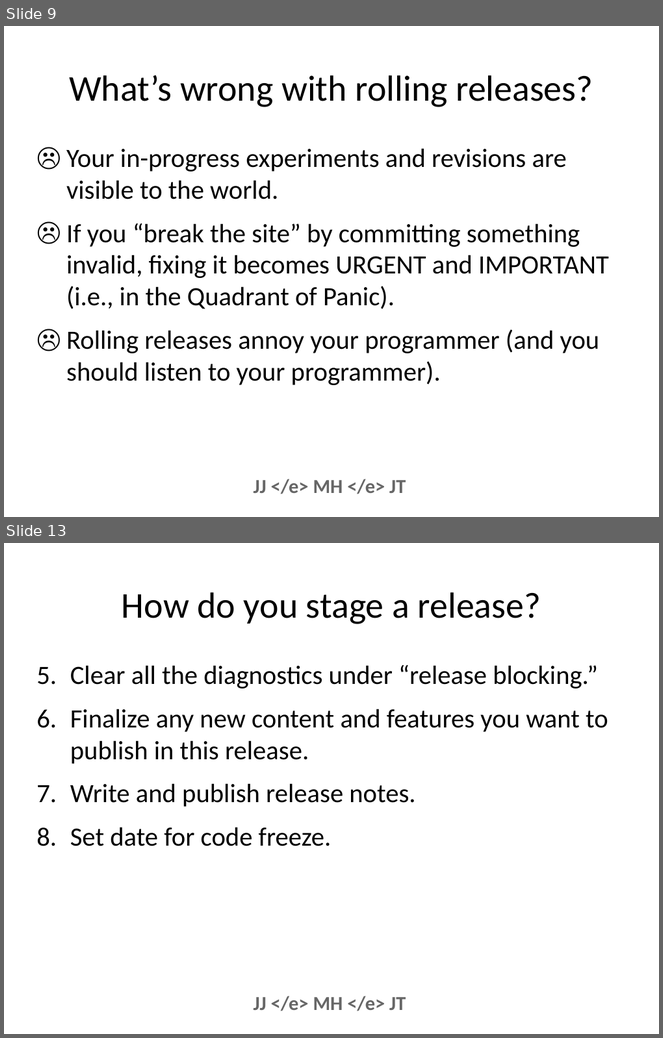
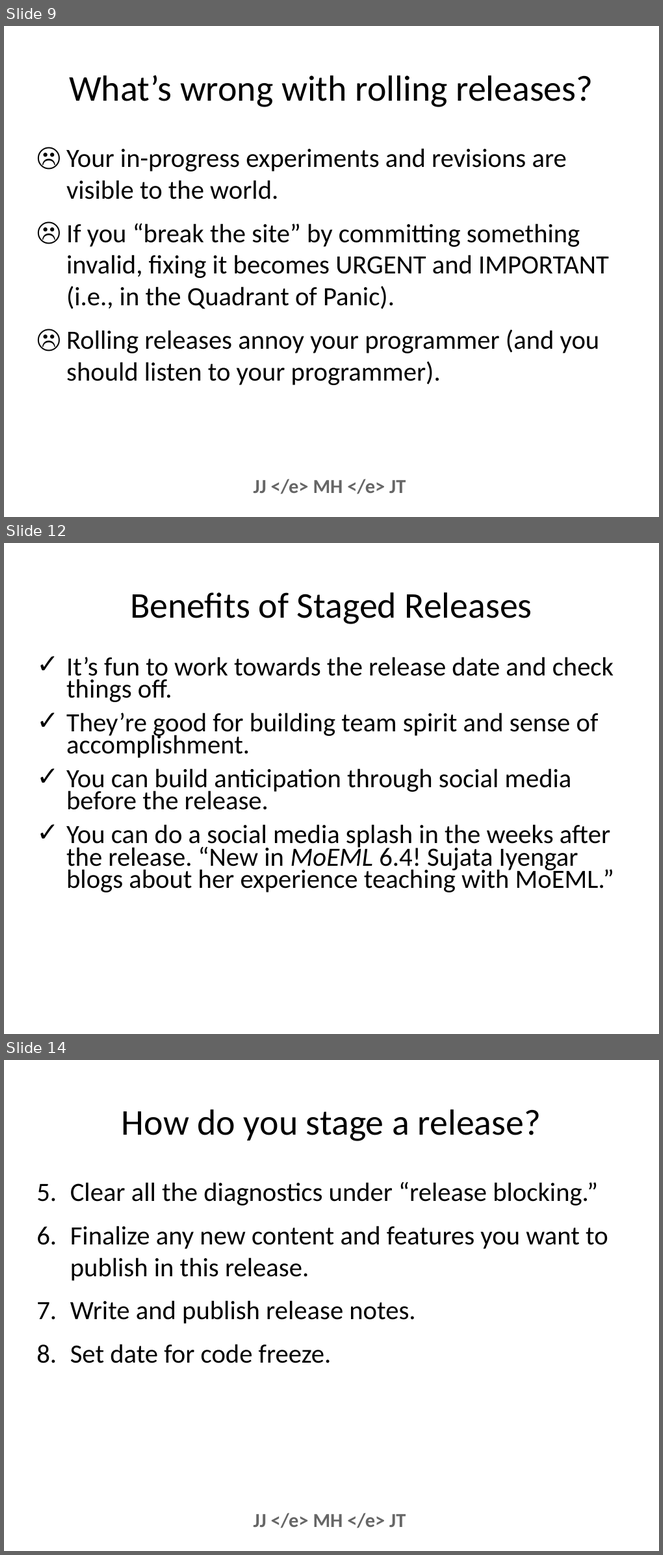
Before and after one commit to projectEndings/Endings, a slide deck: presentations/dhsi2019/what_is_a_release.odp. Shown one above the other, each under a label of ours: slides 9 and 13 before the commit, slides 9, 12 and 14 after it; the slides between them are not shown. The pictures are 663x1038 and 663x1555 pixels, drawn with LibreOffice and Linux fonts; fonts in the diff are those of the drawing; background and template pictures are left out. Boxes give left, top, right and bottom in pixels: in the first picture for what was removed or moved away, otherwise in the second. Text is boxed around its words. In the diff, an @@ line names an element or a change of style, - is before the commit and + after.

Commit message:
Made final changes to presentations on releases

```diff
--- a/presentations/dhsi2019/what_is_a_release.odp
+++ b/presentations/dhsi2019/what_is_a_release.odp
@@ slide 12 added at (4, 543, 659, 1034), background #FFFFFF @@
@@ title added at (130, 592, 532, 624), 44 pt, text #000000 @@
+Benefits of Staged Releases
@@ text added at (66, 657, 614, 893), 32 pt, text #000000 @@
+✓ It’s fun to work towards the release date and check things off.
+✓ They’re good for building team spirit and sense of accomplishment.
+✓ You can build anticipation through social media before the release.
+✓ You can do a social media splash in the weeks after the release. “New in MoEML 6.4! Sujata Iyengar blogs about her experience teaching with MoEML.”
@@ what was slide 13 is now slide 14 @@
```
Also in this commit, not shown: 4 slides changed, 1 other file.
